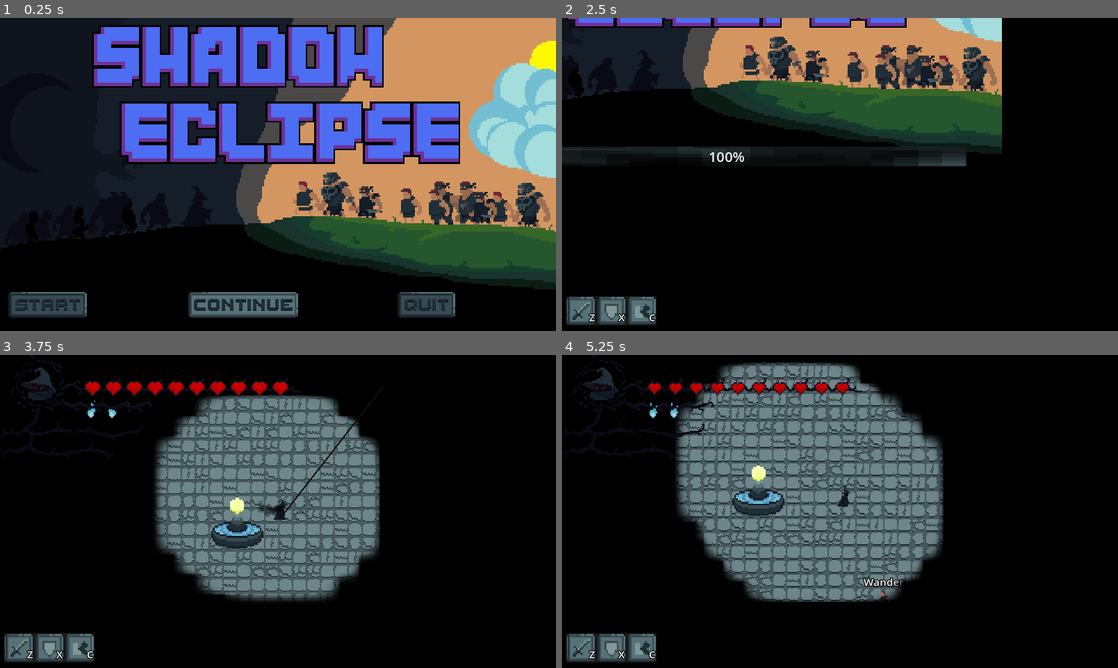
Above: before the commit, frames 1-4 (two rows, left to right).
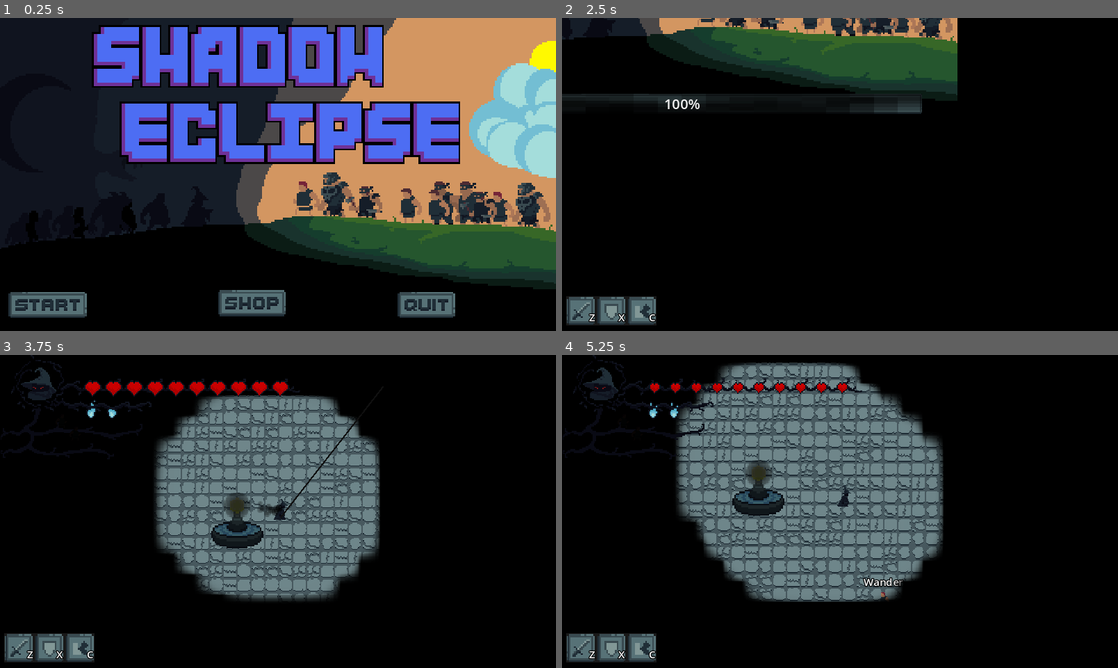
Above: after the commit, the same moments.

Repository: vyxul/Shadow-Eclipse
Game: Godot game, scene res://GameFiles/Scenes/Menu/StartScreen.tscn
The game is run twice, just before and just after one commit, with the same random seed, the same clock (stepped at 60 frames per second) and the same inputs.
Inputs (mouse positions are in pixels of both pictures, inside the frame that each line leads up to; where the layout moved, square brackets give the same spot in the first picture):
- Up to frame 1 (0.25 s): no input
- Up to frame 2 (2.5 s): click (812, 302) [806, 309] at 0.5 s; click (612, 305) [612, 309] at 1.25 s; click (612, 305) [612, 309] at 2 s
- Up to frame 3 (3.75 s): move the mouse to (233, 502) at 2.77 s; hold D (right) 2.78-3.53 s; tap C (c) at 2.85 s; tap R (r) at 3.05, 3.6 s; move the mouse to (372, 401) at 3.52 s; hold S (down) from 3.53 s (still down)
- Up to frame 4 (5.25 s): tap X (x) at 3.8, 4.35 s; move the mouse to (684, 624) at 4.27 s; release S (down) at 4.28 s; hold D (right) 4.28-5.03 s; tap Z (z) at 4.55, 5.1 s; move the mouse to (995, 477) at 5.02 s; hold W (up) from 5.03 s (still down)

The runs differ from the first frame. In frame 1, 2.5% of the frame differs, in the area x 1-82%, y 86-96%; in frame 2, 25%, in the area x 0-80%, y 0-48%; in frame 3, 1.4%; in frame 4, 1.2%.
Error after the commit: Parse Error: Too few arguments for "connect()" call. Expected at least 1 but received 0. (res://GameFiles/Game)

Commit message:
small changes

Diff:
--- a/GameFiles/Game Objects/Components/conversion_component.tscn
+++ b/GameFiles/Game Objects/Components/conversion_component.tscn
@@ -4,3 +4,7 @@
 
 [node name="ConversionComponent" type="Node"]
 script = ExtResource("1_xcnp2")
+max_conversion_hp = null
+current_conversion_hp = null
+start_at_max_conversion_hp = null
+CanParentBecomeFollower = null
--- a/GameFiles/Game Objects/Fountain/Fountain.gd
+++ b/GameFiles/Game Objects/Fountain/Fountain.gd
@@ -16,7 +16,8 @@
 @onready var _Timer = $Timer
 @onready var Converted_30 = $"FountainOfLight Image/FountainOfLight Upper/Converted_30"
 @onready var Converted_60 = $"FountainOfLight Image/FountainOfLight Upper/Converted_60"
-@onready var Health_60 = $"FountainOfLight Image/FountainOfLight Upper/Health_60"
+@onready var Health_70 = $"FountainOfLight Image/FountainOfLight Upper/Health70"
+@onready var Health_30 = $"FountainOfLight Image/FountainOfLight Upper/Health30"
 
 var tileHalfSize = GameData.GetGameTileSize() / 2
 var topLeftWorldLocation : Vector2i = Vector2i.ZERO
@@ -37,6 +38,8 @@
 	var coordX = StartingID % MAX_EXPANSION_X
 	var coordY = floori(StartingID / MAX_EXPANSION_X)
 	topLeftWorldLocation = -Vector2(coordX * tileHalfSize, coordY * tileHalfSize)
+
+	healthComponent.health_lost.connect()
 
 	OnFactionChanged(faction)
 	hurtboxComponent.set_conversion_component(conversion_component)
--- a/GameFiles/Game Objects/Fountain/Fountain.tscn
+++ b/GameFiles/Game Objects/Fountain/Fountain.tscn
@@ -6,6 +6,7 @@
 [ext_resource type="Texture2D" uid="uid://dgoai1xi1p80" path="res://GameFiles/Assets/Art/World Objects/BlackLightLayer.png" id="3_r7an1"]
 [ext_resource type="PackedScene" uid="uid://crnse58x3gauc" path="res://GameFiles/Game Objects/Components/conversion_component.tscn" id="4_fxn5n"]
 [ext_resource type="PackedScene" uid="uid://b25iseq2d0dnd" path="res://GameFiles/Game Objects/Components/health_component.tscn" id="5_vuy3c"]
+[ext_resource type="Texture2D" uid="uid://cicvqntonr2l7" path="res://GameFiles/Assets/Art/World Objects/fountain2.png" id="6_xjgax"]
 [ext_resource type="PackedScene" uid="uid://bs7ixulkrq5ho" path="res://GameFiles/Game Objects/Fountain/darkness_tile.tscn" id="7_rqkjj"]
 
 [sub_resource type="CapsuleShape2D" id="CapsuleShape2D_rfk82"]
@@ -21,7 +22,10 @@
 collision_mask = 0
 script = ExtResource("1_rheew")
 faction = 1
+DamagePercentageTakenPerTileDamage = null
 darknessTile = ExtResource("7_rqkjj")
+MAX_EXPANSION_X = null
+MAX_EXPANSION_Y = null
 
 [node name="HurtboxComponent" parent="." node_paths=PackedStringArray("health_component") instance=ExtResource("2_sgnlf")]
 position = Vector2(-7.45058e-09, 0)
@@ -48,7 +52,6 @@
 region_rect = Rect2(395, 2, 10, 19)
 
 [node name="FountainOfDarkness Image" type="Sprite2D" parent="FountainOfLight Image/FountainOfLight Upper"]
-visible = false
 modulate = Color(0, 0, 0, 0.67451)
 self_modulate = Color(0, 0, 0, 0.745098)
 position = Vector2(0, 5)
@@ -80,9 +83,22 @@
 region_enabled = true
 region_rect = Rect2(385, 12, 30, 19)
 
-[node name="Health_60" type="Sprite2D" parent="FountainOfLight Image/FountainOfLight Upper"]
+[node name="Health70" type="Sprite2D" parent="FountainOfLight Image/FountainOfLight Upper"]
 visible = false
-position = Vector2(0, 5)
+modulate = Color(0.227451, 0.227451, 0.227451, 1)
+position = Vector2(-3, 15)
+texture = ExtResource("6_xjgax")
+region_enabled = true
+region_rect = Rect2(75, 32, 36, 20)
+
+[node name="Health30" type="Sprite2D" parent="FountainOfLight Image/FountainOfLight Upper"]
+visible = false
+modulate = Color(0.227451, 0.227451, 0.227451, 1)
+position = Vector2(-2.25, 14.78)
+scale = Vector2(0.98, 0.97619)
+texture = ExtResource("6_xjgax")
+region_enabled = true
+region_rect = Rect2(133, 32, 50, 21)
 
 [node name="Timer" type="Timer" parent="."]
 process_callback = 0
--- a/GameFiles/GameSystems/GameState/GameState.gd
+++ b/GameFiles/GameSystems/GameState/GameState.gd
@@ -94,6 +94,8 @@
 	var score
 	match (_Game_State):
 		EGameState.Expansion:
+			score += ((Time.get_ticks_msec() - StartTime) / 10) * (GameData.GetPlayerScore())
+		EGameState.Expansion:
 			score = ConquerStateTimerMaxScore - (ConquerStateTime / 10)
 			score *= 0.5
 		EGameState.Finished:
--- a/GameFiles/Scenes/Menu/StartScreen.gd
+++ b/GameFiles/Scenes/Menu/StartScreen.gd
@@ -16,24 +16,17 @@
 	ShowStartMenuButtons()
 	SaveAndLoad.LoadData.emit()
 
-#func _on_options_button_pressed():
-	#SettingsScreen.visible = true
-	#Interactables.visible = false
+func _on_start_button_pressed():
+	SaveAndLoad.LoadData.emit()
+	LoadManager.load_scene(Game)
 
 
 func HideButtons():
 	StartScreen.z_index = 10
 
-func _on_start_button_pressed():
-	SaveAndLoad.LoadData.emit()
-	LoadManager.load_scene(Game)
 
 func ShowStartMenuButtons():
 	StartScreen.z_index = 0
-
-
-func _on_options_button_pressed():
-	pass # Replace with function body.
 
 
 func _on_quit_button_pressed():
--- a/GameFiles/Scenes/Menu/StartScreen.tscn
+++ b/GameFiles/Scenes/Menu/StartScreen.tscn
@@ -1,11 +1,10 @@
-[gd_scene load_steps=8 format=3 uid="uid://brd1whbsn3r4d"]
+[gd_scene load_steps=7 format=3 uid="uid://brd1whbsn3r4d"]
 
 [ext_resource type="Texture2D" uid="uid://4m64wvklpbhs" path="res://GameFiles/Assets/Art/UI/StartScreen.png" id="2_g2aee"]
 [ext_resource type="Script" path="res://GameFiles/Scenes/Menu/StartScreen.gd" id="3_cnw42"]
 [ext_resource type="Texture2D" uid="uid://bd4bg80ubblap" path="res://GameFiles/Assets/Art/UI/Buttons/ui_buttons_and_stuff.png" id="4_g35n1"]
-[ext_resource type="Texture2D" uid="uid://cbwbqaw4ykrgi" path="res://GameFiles/Assets/Art/UI/ui_buttons_and_stuff_v2.png" id="5_rqxjn"]
 [ext_resource type="AudioStream" uid="uid://d1vkysvcb2pln" path="res://GameFiles/Assets/Sound/Music/start_screen_music.mp3" id="6_1764v"]
-[ext_resource type="PackedScene" uid="uid://dsr6l8saodn5e" path="res://GameFiles/Scenes/Menu/SettingsMenu.tscn" id="6_mhwee"]
+[ext_resource type="PackedScene" path="res://GameFiles/Scenes/Menu/SettingsMenu.tscn" id="6_mhwee"]
 [ext_resource type="PackedScene" uid="uid://cpkkckaqqs674" path="res://GameFiles/Scenes/UI/Shop.tscn" id="7_0ein3"]
 
 [node name="StartScreen" type="Node2D"]
@@ -30,17 +29,10 @@
 offset_left = 10.0
 offset_top = 315.0
 offset_right = 525.0
-offset_bottom = 353.0
+offset_bottom = 346.0
 grow_vertical = 0
 
-[node name="StartButton" type="Button" parent="Interactables"]
-layout_mode = 2
-size_flags_horizontal = 4
-text = "                    "
-flat = true
-alignment = 0
-
-[node name="StartTexture" type="Sprite2D" parent="Interactables/StartButton"]
+[node name="StartTexture" type="Sprite2D" parent="Interactables"]
 show_behind_parent = true
 scale = Vector2(2, 2)
 texture = ExtResource("4_g35n1")
@@ -48,41 +40,45 @@
 region_enabled = true
 region_rect = Rect2(10, 8, 45, 15)
 
-[node name="Spacer" type="Control" parent="Interactables"]
-layout_mode = 2
-size_flags_horizontal = 3
+[node name="StartButton" type="Button" parent="Interactables/StartTexture"]
+offset_left = 1.0
+offset_top = 1.5
+offset_right = 44.0
+offset_bottom = 13.5
+action_mode = 0
+flat = true
 
-[node name="ShopButton" type="Button" parent="Interactables"]
-layout_mode = 2
-text = "                            "
-flat = true
-alignment = 0
-
-[node name="ShopTexture" type="Sprite2D" parent="Interactables/ShopButton"]
+[node name="ShopTexture" type="Sprite2D" parent="Interactables"]
 show_behind_parent = true
+position = Vector2(241, -2)
 scale = Vector2(2, 2)
-texture = ExtResource("5_rqxjn")
+texture = ExtResource("4_g35n1")
 centered = false
 region_enabled = true
-region_rect = Rect2(1, 200, 63, 15)
+region_rect = Rect2(13, 233, 39, 15)
 
-[node name="Spacer2" type="Control" parent="Interactables"]
-layout_mode = 2
-size_flags_horizontal = 3
+[node name="ShopButton" type="Button" parent="Interactables/ShopTexture"]
+offset_left = 2.0
+offset_top = 2.0
+offset_right = 37.0
+offset_bottom = 13.0
+flat = true
 
-[node name="QuitButton" type="Button" parent="Interactables"]
-layout_mode = 2
-text = "              "
-flat = true
-alignment = 0
-
-[node name="QuitTexture" type="Sprite2D" parent="Interactables/QuitButton"]
+[node name="QuitTexture" type="Sprite2D" parent="Interactables"]
 show_behind_parent = true
+position = Vector2(448, 0)
 scale = Vector2(2, 2)
 texture = ExtResource("4_g35n1")
 centered = false
 region_enabled = true
 region_rect = Rect2(16, 136, 33, 15)
+
+[node name="QuitButton" type="Button" parent="Interactables/QuitTexture"]
+offset_left = 3.0
+offset_top = 2.0
+offset_right = 31.0
+offset_bottom = 13.0
+flat = true
 
 [node name="AudioStreamPlayer" type="AudioStreamPlayer" parent="."]
 stream = ExtResource("6_1764v")
@@ -92,6 +88,6 @@
 
 [node name="Shop" parent="." instance=ExtResource("7_0ein3")]
 
-[connection signal="pressed" from="Interactables/StartButton" to="." method="_on_start_button_pressed"]
-[connection signal="pressed" from="Interactables/ShopButton" to="." method="_on_shop_button_pressed"]
-[connection signal="pressed" from="Interactables/QuitButton" to="." method="_on_quit_button_pressed"]
+[connection signal="pressed" from="Interactables/StartTexture/StartButton" to="." method="_on_start_button_pressed"]
+[connection signal="pressed" from="Interactables/ShopTexture/ShopButton" to="." method="_on_shop_button_pressed"]
+[connection signal="pressed" from="Interactables/QuitTexture/QuitButton" to="." method="_on_quit_button_pressed"]
--- /dev/null
+++ b/GameFiles/Scenes/UI/death_screen.tscn
@@ -0,0 +1,68 @@
+[gd_scene load_steps=2 format=3 uid="uid://cunfx61jhbpoa"]
+
+[ext_resource type="Script" path="res://GameFiles/Scenes/UI/death_screen.gd" id="1_rlw8u"]
+
+[node name="Death Screen" type="CanvasLayer"]
+process_mode = 3
+visible = false
+script = ExtResource("1_rlw8u")
+
+[node name="ColorRect" type="ColorRect" parent="."]
+offset_left = 160.0
+offset_top = 90.0
+offset_right = 480.0
+offset_bottom = 270.0
+pivot_offset = Vector2(160, 90)
+color = Color(0.290196, 0.290196, 0.290196, 1)
+
+[node name="MarginContainer" type="MarginContainer" parent="ColorRect"]
+layout_mode = 1
+anchors_preset = 15
+anchor_right = 1.0
+anchor_bottom = 1.0
+grow_horizontal = 2
+grow_vertical = 2
+theme_override_constants/margin_bottom = 16
+
+[node name="VBoxContainer" type="VBoxContainer" parent="ColorRect/MarginContainer"]
+layout_mode = 2
+size_flags_horizontal = 4
+size_flags_vertical = 4
+
+[node name="DeathLabel" type="Label" parent="ColorRect/MarginContainer/VBoxContainer"]
+layout_mode = 2
+theme_override_colors/font_color = Color(1, 0, 0, 1)
+theme_override_font_sizes/font_size = 16
+text = "YOU DIED"
+
+[node name="HBoxContainer" type="HBoxContainer" parent="ColorRect/MarginContainer/VBoxContainer"]
+layout_mode = 2
+size_flags_horizontal = 4
+size_flags_vertical = 4
+
+[node name="ScoreLabel" type="Label" parent="ColorRect/MarginContainer/VBoxContainer/HBoxContainer"]
+layout_mode = 2
+text = "Score:"
+
+[node name="ScoreValueLabel" type="Label" parent="ColorRect/MarginContainer/VBoxContainer/HBoxContainer"]
+layout_mode = 2
+text = "10"
+
+[node name="HBoxContainer" type="HBoxContainer" parent="ColorRect/MarginContainer"]
+layout_mode = 2
+size_flags_horizontal = 4
+size_flags_vertical = 8
+theme_override_constants/separation = 16
+
+[node name="RetryButton" type="Button" parent="ColorRect/MarginContainer/HBoxContainer"]
+custom_minimum_size = Vector2(60, 0)
+layout_mode = 2
+text = "Retry"
+
+[node name="QuitButton" type="Button" parent="ColorRect/MarginContainer/HBoxContainer"]
+custom_minimum_size = Vector2(60, 0)
+layout_mode = 2
+text = "Quit"
+
+[connection signal="pressed" from="ColorRect/MarginContainer/HBoxContainer/RetryButton" to="." method="_on_retry_button_pressed"]
+[connection signal="pressed" from="ColorRect/MarginContainer/HBoxContainer/QuitButton" to="." method="_on_quit_button_pressed"]
Binary file added: GameFiles/Assets/Art/Decals/Damage.png
Not shown, added: GameFiles/Assets/Art/Decals/Damage.png.import
Binary file changed: GameFiles/Assets/Art/UI/Buttons/ui_buttons_and_stuff.png
Binary file added: GameFiles/Assets/Art/World Objects/fountain2.png
Not shown, added: GameFiles/Assets/Art/World Objects/fountain2.png.import
Not shown: 1 places in GameFiles/Game Objects/Characters/Player/player.tscn that only renumber resources
Not shown: 1 places in GameFiles/Game Objects/Fountain/Fountain.tscn that only renumber resources
Not shown: 1 places in GameFiles/Scenes/Levels/Prison/PrisonLevel.tscn that only renumber resources
